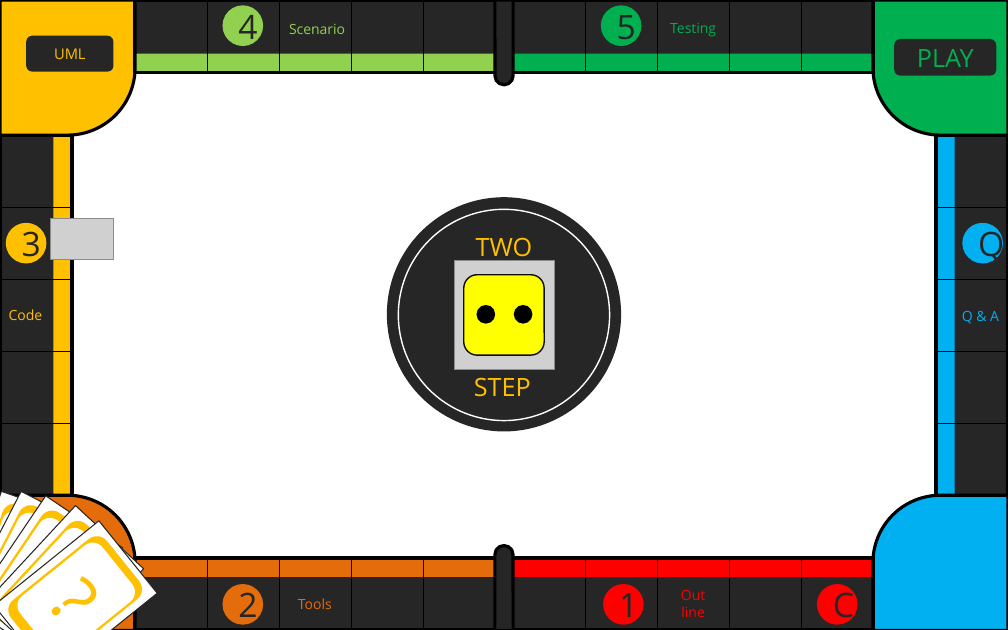
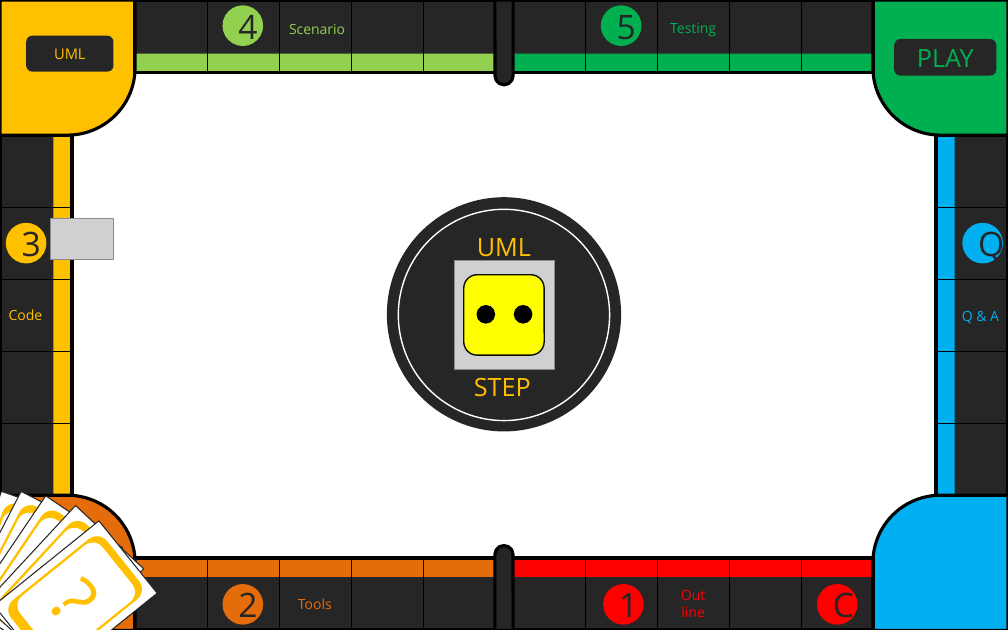
Before and after one commit to jopemachine-playground/Marble-of-University, a slide deck: slide 23 of Term_Project/텀프로젝트 최종 발표.pptx (slide 19 before the commit). Drawn at 1008x630 pixels with LibreOffice and Linux fonts; fonts in the diff are those of the drawing; grey boxes stand for pictures. Boxes give left, top, right and bottom in pixels: in the first picture for what was removed or moved away, otherwise in the second. Text is boxed around its words. In the diff, an @@ line names an element or a change of style, - is before the commit and + after.

```diff
--- a/Term_Project/텀프로젝트 최종 발표.pptx
+++ b/Term_Project/텀프로젝트 최종 발표.pptx
@@ text at (x1=477, y1=238, x2=531, y2=263): text changed @@
-TWO
+UML
```
Also in this commit, not shown: 11 other slides changed, 4 slides added.
